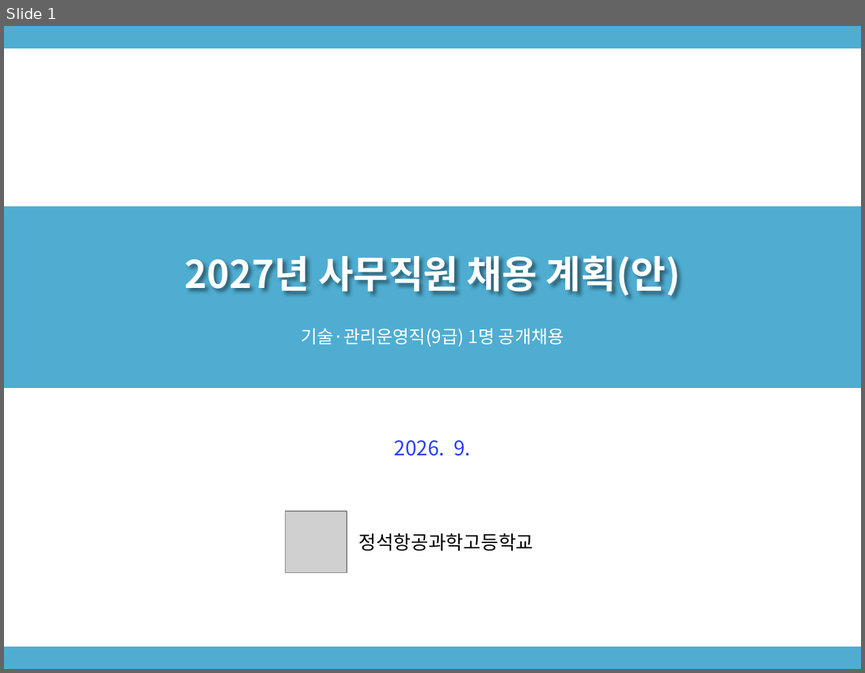
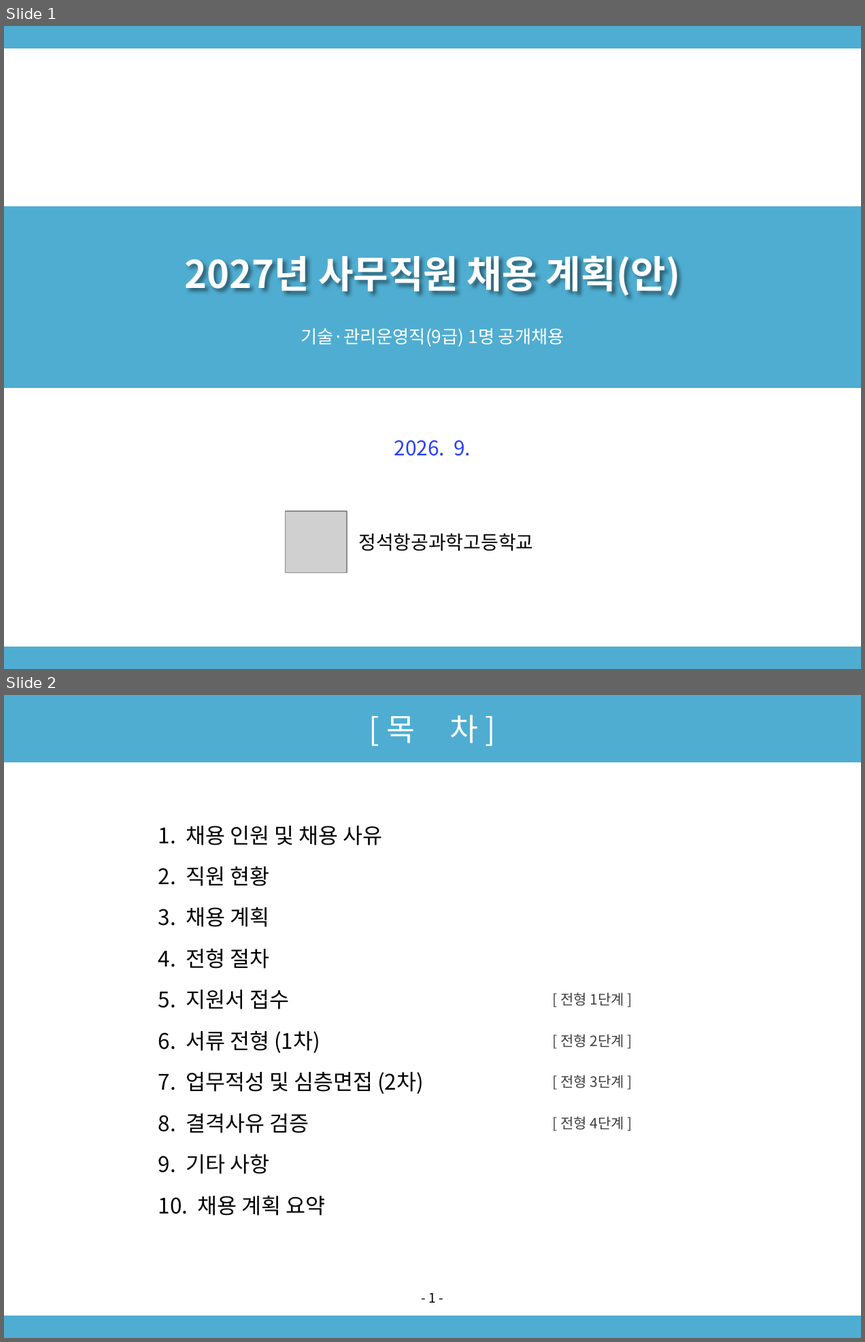
Before and after one commit to sogood459-max/miracle-guy, a slide deck: docs/2027년_사무직원_채용계획안.pptx. Shown one above the other, each under a label of ours: slide 1 before the commit, slides 1 and 2 after it. The pictures are 865x673 and 865x1342 pixels, drawn with LibreOffice and Linux fonts; fonts in the diff are those of the drawing; grey boxes stand for pictures. Boxes give left, top, right and bottom in pixels: in the first picture for what was removed or moved away, otherwise in the second. Text is boxed around its words. In the diff, an @@ line names an element or a change of style, - is before the commit and + after.

```diff
--- a/docs/2027년_사무직원_채용계획안.pptx
+++ b/docs/2027년_사무직원_채용계획안.pptx
@@ slide 2 added at [4, 695, 861, 1338], background #FFFFFF @@
@@ rectangle added at [4, 695, 861, 762], fill #4FADD1, outline #4FADD1 0.5 pt @@
@@ text added at [387, 715, 478, 743], 26 pt, text #FFFFFF @@
+[ 목 차 ]
@@ text added at [158, 826, 382, 845], 18 pt, text #000000 @@
+1. 채용 인원 및 채용 사유
@@ text added at [158, 866, 269, 886], 18 pt, text #000000 @@
+2. 직원 현황
@@ text added at [158, 906, 269, 927], 18 pt, text #000000 @@
+3. 채용 계획
@@ text added at [158, 948, 269, 968], 18 pt, text #000000 @@
+4. 전형 절차
@@ text added at [158, 989, 289, 1009], 18 pt, text #000000 @@
+5. 지원서 접수
@@ text added at [560, 992, 624, 1006], 12 pt, text #404040 @@
+[ 전형 1단계 ]
@@ text added at [158, 1030, 320, 1053], 18 pt, text #000000 @@
+6. 서류 전형 (1차)
@@ text added at [560, 1034, 624, 1047], 12 pt, text #404040 @@
+[ 전형 2단계 ]
@@ text added at [158, 1072, 424, 1093], 18 pt, text #000000 @@
+7. 업무적성 및 심층면접 (2차)
@@ text added at [560, 1074, 624, 1088], 12 pt, text #404040 @@
+[ 전형 3단계 ]
@@ text added at [158, 1113, 309, 1133], 18 pt, text #000000 @@
+8. 결격사유 검증
@@ text added at [560, 1116, 624, 1130], 12 pt, text #404040 @@
+[ 전형 4단계 ]
@@ text added at [158, 1153, 269, 1174], 18 pt, text #000000 @@
+9. 기타 사항
@@ text added at [158, 1195, 326, 1215], 18 pt, text #000000 @@
+10. 채용 계획 요약
@@ text added at [429, 1293, 436, 1302], 11 pt, text #000000 @@
+- 1 -
@@ rectangle added at [4, 1315, 861, 1338], fill #4FADD1, outline #4FADD1 0.5 pt @@
```
Also in this commit, not shown: 10 slides changed, 1 other file.
